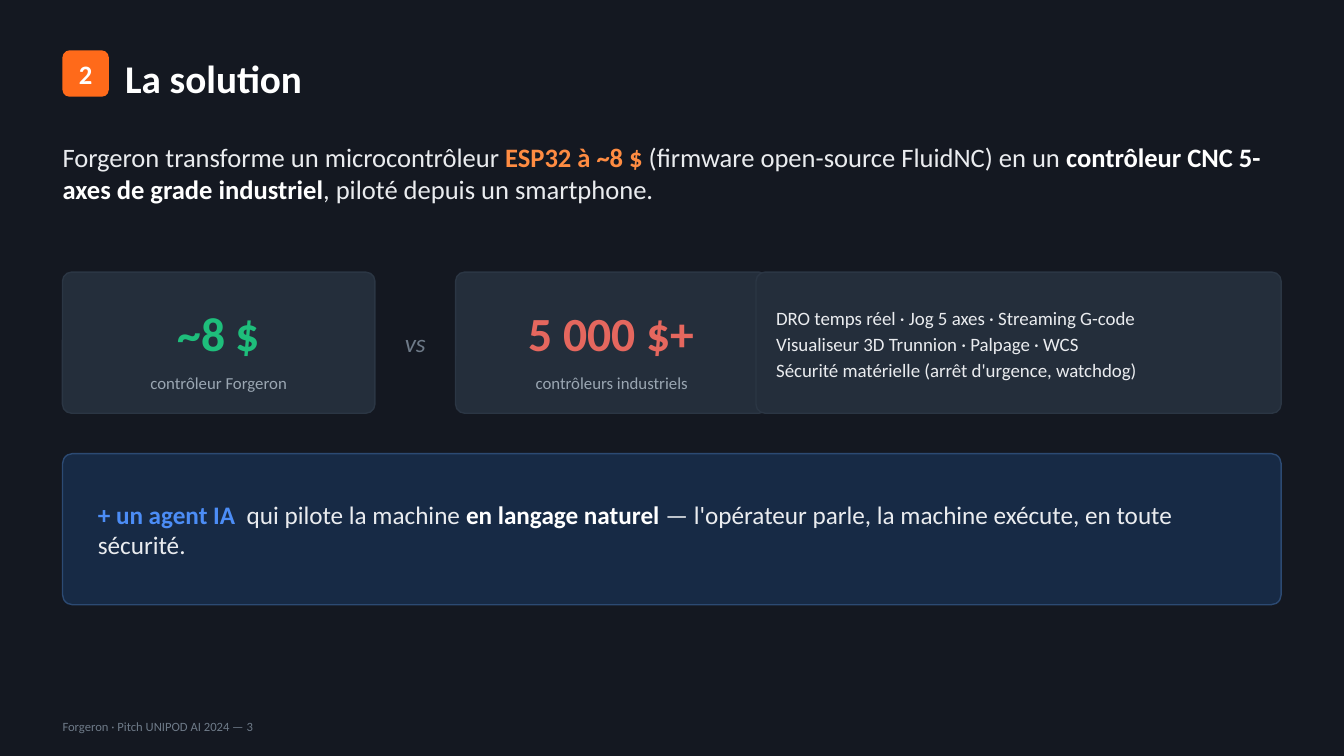
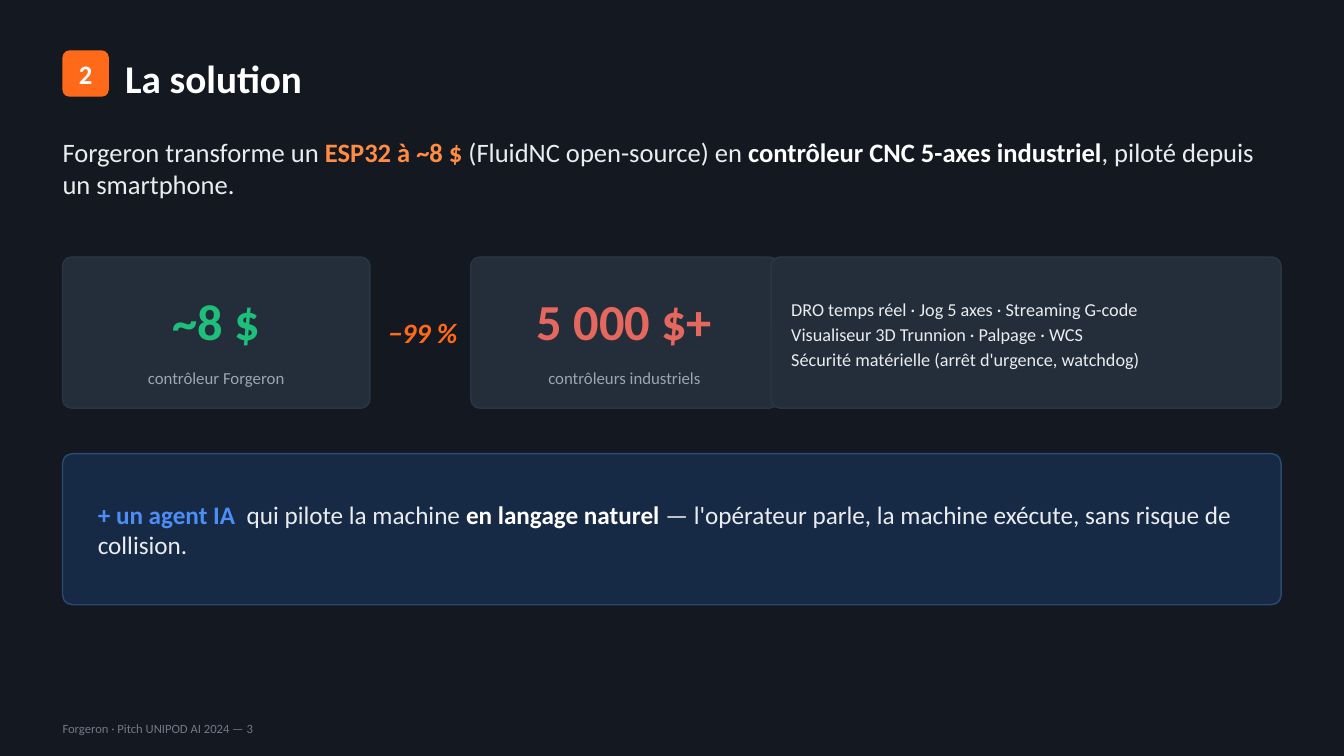
Before and after one commit to professeurp2/forgeron, a slide deck: slide 3 of scratch/Forgeron_Pitch_Deck.pptx. Drawn at 1344x756 pixels with LibreOffice and Linux fonts; fonts in the diff are those of the drawing. Boxes give left, top, right and bottom in pixels: in the first picture for what was removed or moved away, otherwise in the second. Text is boxed around its words. In the diff, an @@ line names an element or a change of style, - is before the commit and + after.

```diff
--- a/scratch/Forgeron_Pitch_Deck.pptx
+++ b/scratch/Forgeron_Pitch_Deck.pptx
@@ text at box(63, 142, 1253, 199): text changed @@
-Forgeron transforme un microcontrôleur ESP32 à ~8 $ (firmware open-source FluidNC) en un contrôleur CNC 5-axes de grade industriel, piloté depuis un smartphone.
+Forgeron transforme un ESP32 à ~8 $ (FluidNC open-source) en contrôleur CNC 5-axes industriel, piloté depuis un smartphone.
@@ rounded rectangle: place and size @@
-rounded rectangle at box(63, 272, 375, 413)
+rounded rectangle at box(63, 257, 370, 408)
@@ proportions changed in 3 elements at box(63, 257, 370, 408), box(771, 257, 1281, 408), box(471, 257, 778, 408) @@
@@ rounded rectangle: place and size @@
-rounded rectangle at box(456, 272, 768, 413)
+rounded rectangle at box(471, 257, 778, 408)
@@ rounded rectangle: place and size @@
-rounded rectangle at box(756, 272, 1281, 413)
+rounded rectangle at box(771, 257, 1281, 408)
@@ text "DRO temps réel · Jog ...": place and size @@
-text "DRO temps réel · Jog ..." at box(776, 312, 1136, 380)
+text "DRO temps réel · Jog ..." at box(791, 303, 1140, 369)
@@ text "DRO temps réel · Jog ..." at box(791, 303, 1140, 369): size 13.5 to 13 pt @@
@@ text "~8 $": place and size @@
-text "~8 $" at box(177, 318, 225, 352)
+text "~8 $" at box(172, 305, 223, 341)
@@ text "~8 $" at box(172, 305, 223, 341): size 34 to 36 pt @@
@@ text "5 000 $+" at box(537, 307, 651, 341): size 34 to 36 pt @@
@@ text "5 000 $+": place and size @@
-text "5 000 $+" at box(529, 320, 636, 352)
+text "5 000 $+" at box(537, 307, 651, 341)
@@ text at box(388, 324, 430, 343): text changed; size 18 to 20 pt; text colour #6E7A88 to #FF6A1A; bold on @@
-vs
+−99 %
@@ text "contrôleur Forgeron": place and size @@
-text "contrôleur Forgeron" at box(150, 377, 287, 392)
+text "contrôleur Forgeron" at box(148, 372, 284, 387)
@@ text "contrôleurs industriels": place and size @@
-text "contrôleurs industriels" at box(536, 377, 688, 389)
+text "contrôleurs industriels" at box(548, 372, 701, 384)
@@ text at box(98, 506, 1231, 554): text changed @@
-+ un agent IA qui pilote la machine en langage naturel — l'opérateur parle, la machine exécute, en toute sécurité.
++ un agent IA qui pilote la machine en langage naturel — l'opérateur parle, la machine exécute, sans risque de collision.
```
Also in this commit, not shown: 7 other slides changed, 2 slides added, 1 slide removed, 1 other file.
